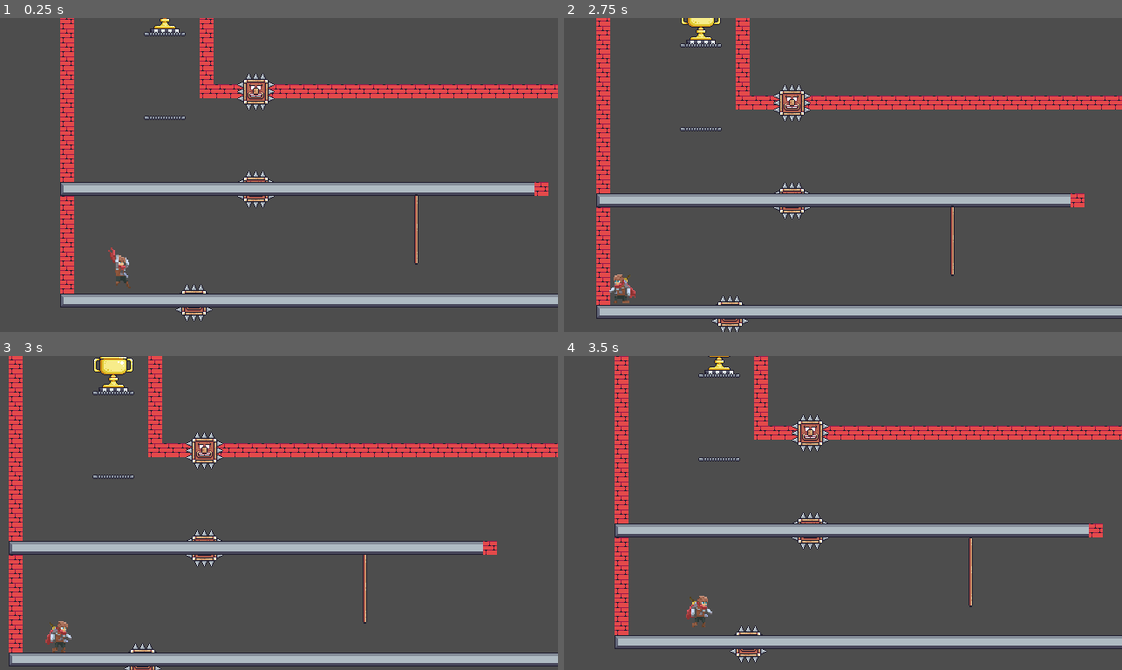
Above: before the commit, frames 1-4 (two rows, left to right).
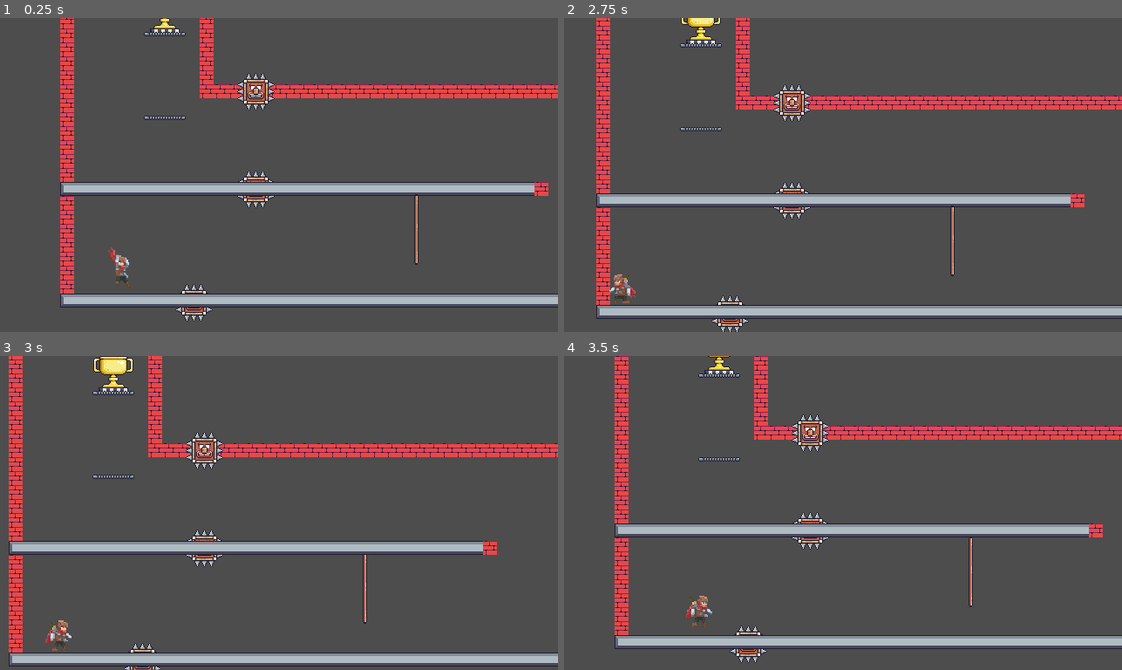
Above: after the commit, the same moments.

Repository: DeVelox/Niro
Game: Godot game, scene res://main.tscn
Two runs of this game, one before a commit and one after it. Both use one fixed random seed, a clock stepped at 60 frames per second and the inputs below.
Inputs:
- Up to frame 1 (0.25 s): no input
- Up to frame 2 (2.75 s): hold S (crouch) 0.53-1.28 s; hold D (right) 0.53-2.03 s; tap W (jump) at 0.77, 1.07, 1.52, 1.55, 1.82, 2.1 s; tap Shift (dash) at 0.8, 1.35 s; hold A (left) from 2.03 s (still down); hold S (crouch) from 2.03 s (still down)
- Up to frame 3 (3 s): release A (left) at 2.78 s; release S (crouch) at 2.78 s; hold D (right) from 2.78 s (still down); tap S (crouch) at 2.85 s
- Up to frame 4 (3.5 s): keep holding D (right); tap W (jump) at 3.02, 3.32 s; tap Shift (dash) at 3.05 s

Frames 1-2 are identical in both runs. In frame 3, less than 0.1% of the frame differs, in the area x 8-13%, y 84-95%; in frame 4, nothing differs.

Commit message:
Add typing

Diff:
--- a/player/player.gd
+++ b/player/player.gd
@@ -18,26 +18,25 @@
 const REWIND_DUR = 1
 
 # Get the gravity from the project settings to be synced with RigidBody nodes.
-var gravity = ProjectSettings.get_setting("physics/2d/default_gravity")
-var is_wall_hanging = false
-var can_wall_hang = false
-var is_wall_hanging_left = false
-var is_wall_hanging_right = false
-var wall_hang_direction = 0
-var has_double_jump = false
-var is_dashing = false
-var has_dash = false
-var is_sliding = false
-var is_jumping = false
-var is_double_jumping = false
-var platform
-var motion
-var was_on_floor = false
-var is_crouching = false
-var has_checkpoint = false
-var long_reset = false
-var is_climbing = false
-var lock_x
+var gravity: float = ProjectSettings.get_setting("physics/2d/default_gravity")
+var wall_hang_direction := 0
+var can_wall_hang := false
+var is_wall_hanging := false
+var is_wall_hanging_left := false
+var is_wall_hanging_right := false
+var is_crouching := false
+var is_climbing := false
+var is_dashing := false
+var is_sliding := false
+var is_jumping := false
+var is_double_jumping := false
+var has_dash := false
+var has_double_jump := false
+var has_checkpoint := false
+var was_on_floor := false
+var long_reset := false
+var motion: float
+var lock_x: float
 
 @onready var dash_timer = $DashTimer
 @onready var drop_check = $DropCheck
@@ -309,16 +308,16 @@
 
 func _get_animation():
 	var animation
-	if is_sliding:
+	if is_climbing and not Input.get_axis("up", "down"):
+		animation = "climbing_idle"
+	elif is_climbing:
+		animation = "climbing"
+	elif is_sliding:
 		animation = "sliding"
 	elif is_dashing:
 		animation = "dashing"
 	elif is_wall_hanging:
 		animation = "wall"
-	elif is_climbing and not Input.get_axis("up", "down"):
-		animation = "climbing_idle"
-	elif is_climbing:
-		animation = "climbing"
 	elif is_crouching:
 		animation = "crouching"
 	elif is_on_floor():
@@ -355,6 +354,7 @@
 func try_recall():
 	var checkpoint = get_node_or_null("/root/Main/Checkpoint")
 	if long_reset:
+		print("huh")
 		_hard_recall()
 	else:
 		if not checkpoint:
@@ -364,6 +364,7 @@
 
 
 func _hard_recall():
+	long_reset = false
 	get_tree().call_deferred("reload_current_scene")
 
 
--- a/player/player.tscn
+++ b/player/player.tscn
@@ -244,6 +244,7 @@
 
 [node name="Player" type="CharacterBody2D" groups=["players"]]
 collision_mask = 255
+safe_margin = 0.1
 script = ExtResource("1_0if4t")
 
 [node name="AnimatedSprite2D" type="AnimatedSprite2D" parent="."]
